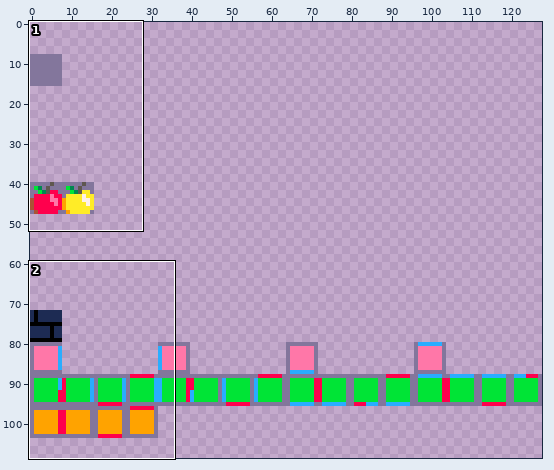
One commit to this pixel-art file: examples/sad/snake/assets/snake_textures.aseprite. The first picture is a wide view before the edit; the outline marks the close-up.
Close-up. First the earlier version:
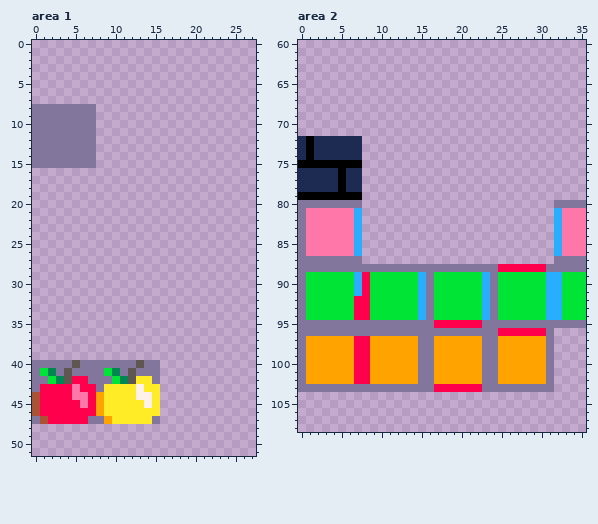
128x128 pixels, 1 frame. Shown: area 1: x 0..27, y 0..51; area 2: x 0..35, y 60..108. The old version is drawn lined up with the new one. The wide view leaves out empty margins.
After:
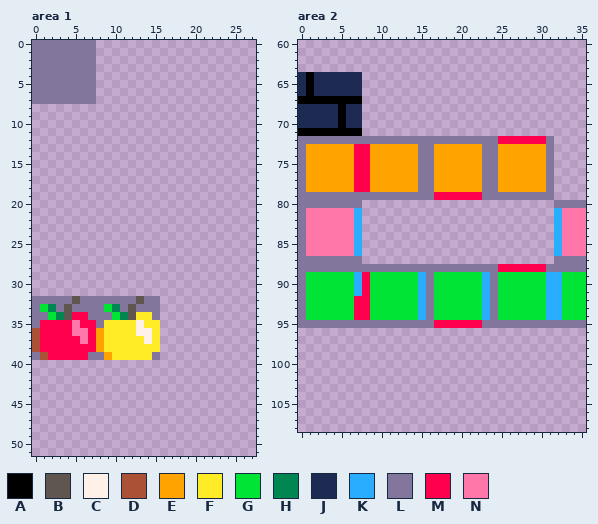
Palette (. is transparent): A #000000  B #5f574f  C #fff1e8  D #ab5236  E #ffa300  F #ffec27  G #00e436  H #008751  J #1d2b53  K #29adff  L #83769c  M #ff004d  N #ff77a8
Diff:
whole drawing moved by +0,+8 (the old picture is shown already moved)
Area 1:
y 0..7: x 0..7 ........ -> LLLLLLLL
y 8..15: x 0..7 LLLLLLLL -> ........
y 32: x 0..15 ................ -> LLLLLBLLLLLLLBLL
y 33: x 0..15 ................ -> LGHLBLLLLGHLBLLL
y 34: x 0..15 ................ -> LLGHBMMLLLGHBFFL
y 35: x 0..15 ................ -> LMMMMNMMLFFFFCFF
y 36: x 0..15 ................ -> DMMMMNNMEFFFFCCF
y 37: x 0..15 ................ -> DMMMMMNMEFFFFFCF
y 38: x 0..15 ................ -> DMMMMMMMEFFFFFFF
y 39: x 0..15 ................ -> LDMMMMMLLEFFFFFL
y 40: x 0..15 LLLLLBLLLLLLLBLL -> ................
y 41: x 0..15 LGHLBLLLLGHLBLLL -> ................
y 42: x 0..15 LLGHBMMLLLGHBFFL -> ................
y 43: x 0..15 LMMMMNMMLFFFFCFF -> ................
y 44: x 0..15 DMMMMNNMEFFFFCCF -> ................
y 45: x 0..15 DMMMMMNMEFFFFFCF -> ................
y 46: x 0..15 DMMMMMMMEFFFFFFF -> ................
y 47: x 0..15 LDMMMMMLLEFFFFFL -> ................
Area 2:
y 64..66: x 0..7 ........ -> JAJJJJJJ
y 67: x 0..7 ........ -> AAAAAAAA
y 68..70: x 0..7 ........ -> JJJJJAJJ
y 71: x 0..7 ........ -> AAAAAAAA
y 72: x 0..31 JAJJJJJJ........................ -> LLLLLLLLLLLLLLLLLLLLLLLLLMMMMMML
y 73..74: x 0..31 JAJJJJJJ........................ -> LEEEEEEMMEEEEEELLEEEEEELLEEEEEEL
y 75: x 0..31 AAAAAAAA........................ -> LEEEEEEMMEEEEEELLEEEEEELLEEEEEEL
y 76..78: x 0..31 JJJJJAJJ........................ -> LEEEEEEMMEEEEEELLEEEEEELLEEEEEEL
y 79: x 0..31 AAAAAAAA........................ -> LLLLLLLLLLLLLLLLLMMMMMMLLLLLLLLL
y 96: x 0..31 LLLLLLLLLLLLLLLLLLLLLLLLLMMMMMML -> ................................
y 97..102: x 0..31 LEEEEEEMMEEEEEELLEEEEEELLEEEEEEL -> ................................
y 103: x 0..31 LLLLLLLLLLLLLLLLLMMMMMMLLLLLLLLL -> ................................
Changed places in both close-ups, as pixel boxes (x1, y1, x2, y2):
changed: (32, 40, 96, 168)
changed: (32, 296, 160, 424)
changed: (298, 72, 554, 200)
erased: (298, 328, 554, 392)
